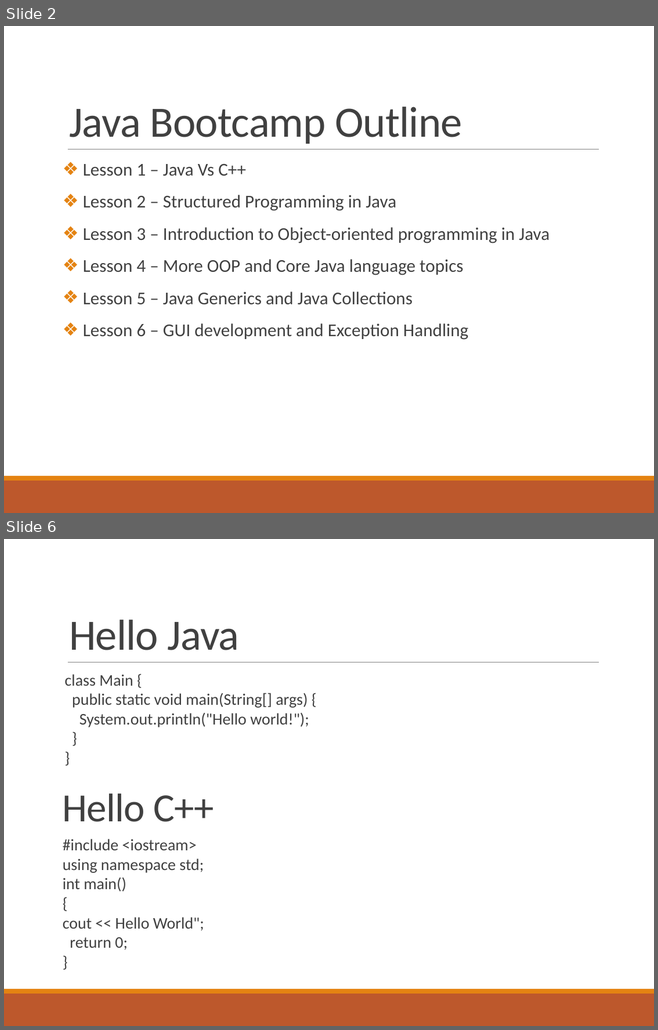
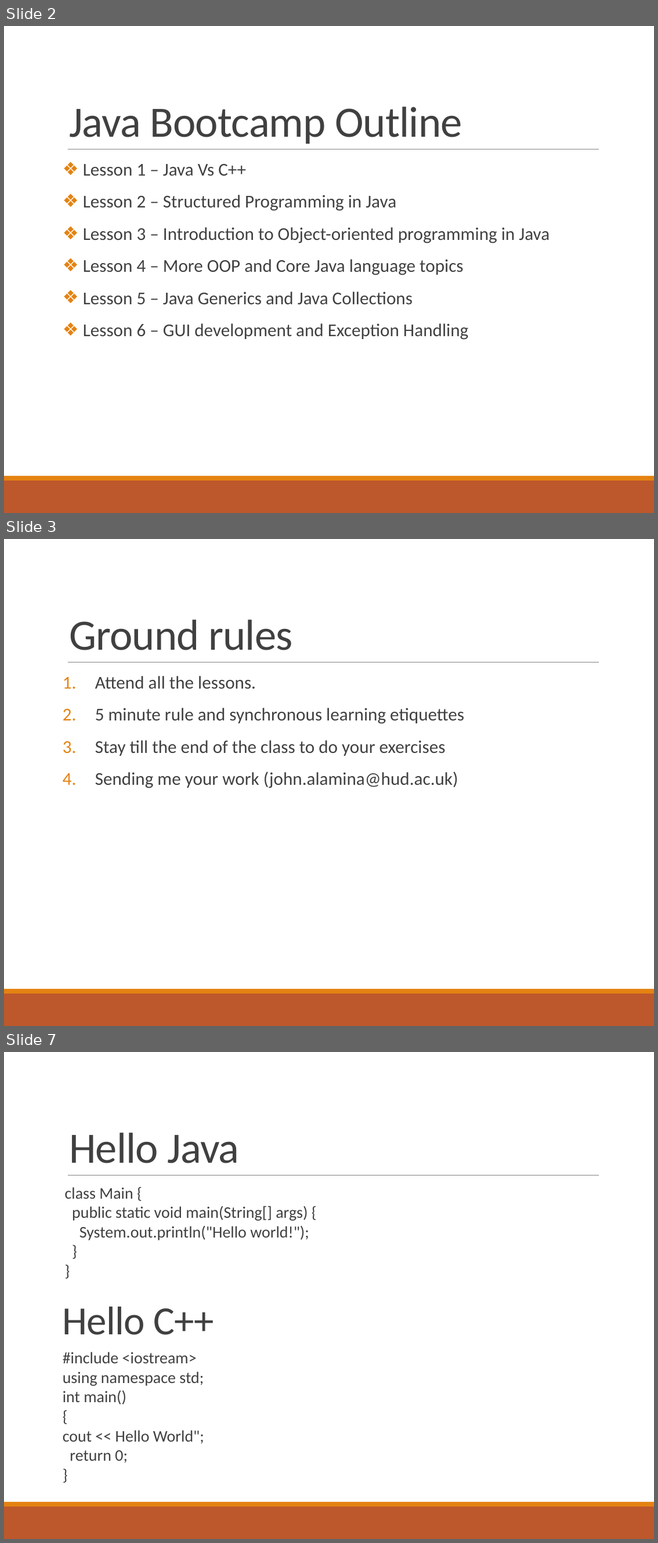
Before and after one commit to deeperj/dillinger, a slide deck: thesis/ukapp2/wqu_isc/sofware_design/Lesson 1 - Java.pptx. Shown one above the other, each under a label of ours: slides 2 and 6 before the commit, slides 2, 3 and 7 after it; the slides between them are not shown. The pictures are 658x1030 and 658x1543 pixels, drawn with LibreOffice and Linux fonts; fonts in the diff are those of the drawing. Boxes give left, top, right and bottom in pixels: in the first picture for what was removed or moved away, otherwise in the second. Text is boxed around its words. In the diff, an @@ line names an element or a change of style, - is before the commit and + after.

```diff
--- a/thesis/ukapp2/wqu_isc/sofware_design/Lesson 1 - Java.pptx
+++ b/thesis/ukapp2/wqu_isc/sofware_design/Lesson 1 - Java.pptx
@@ slide 3 added at box(4, 539, 654, 1026), background #FFFFFF; not listed: 3 template elements that a slide beside it also shows @@
@@ title added at box(69, 620, 293, 650), 48 pt, text #404040 @@
+Ground rules
@@ text added at box(95, 676, 464, 788), 20 pt, text #404040 @@
+1. Attend all the lessons.
+2. 5 minute rule and synchronous learning etiquettes
+3. Stay till the end of the class to do your exercises
+4. Sending me your work (john.alamina@hud.ac.uk)
@@ what was slide 6 is now slide 7 @@
```
Also in this commit, not shown: 5 slides changed.
